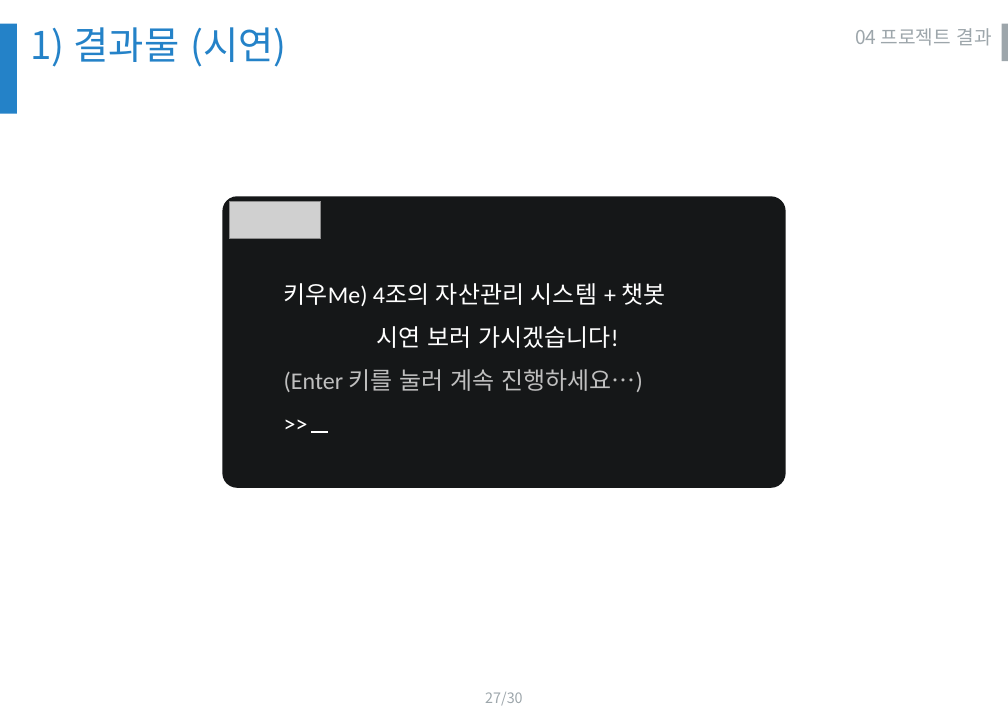
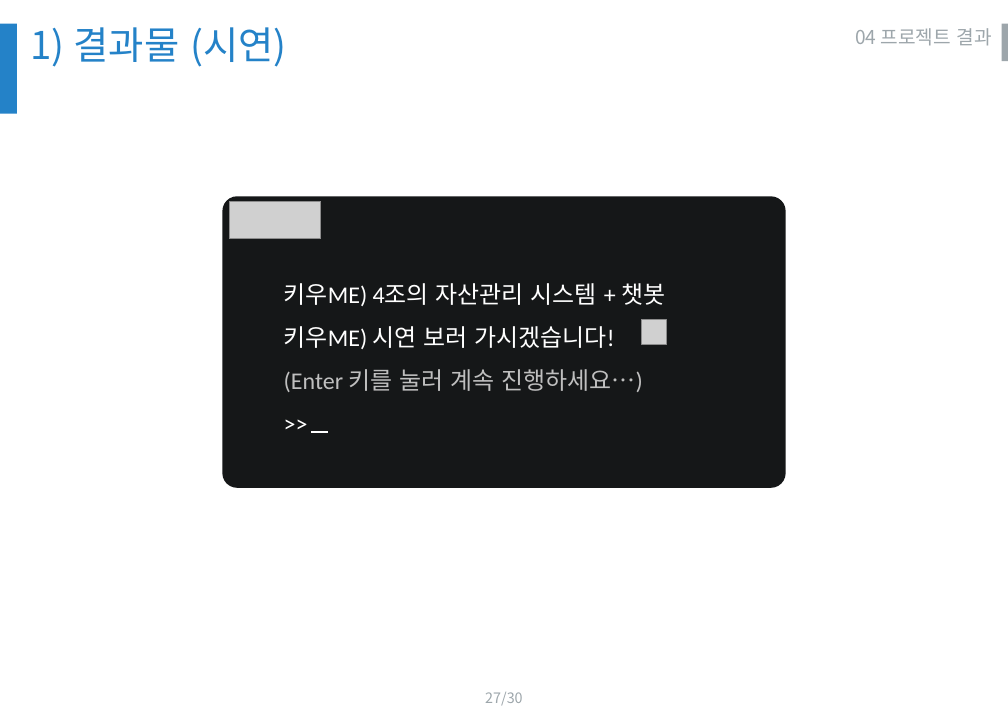
Before and after one commit to ShinCheolHwan-daou/KiwooMe, a slide deck: slide 27 of C언어 4조 발표.pptx. Drawn at 1008x713 pixels with LibreOffice and Linux fonts; fonts in the diff are those of the drawing; grey boxes stand for pictures; background and template pictures are left out. Boxes give left, top, right and bottom in pixels: in the first picture for what was removed or moved away, otherwise in the second. Text is boxed around its words. In the diff, an @@ line names an element or a change of style, - is before the commit and + after.

```diff
--- a/C언어 4조 발표.pptx
+++ b/C언어 4조 발표.pptx
@@ text at (284,283,665,349): text changed @@
-키우Me) 4조의 자산관리 시스템 + 챗봇
-  시연 보러 가시겠습니다!
+키우ME) 4조의 자산관리 시스템 + 챗봇
+키우ME) 시연 보러 가시겠습니다!
@@ picture added at (642,320,667,345) @@
```
Also in this commit, not shown: 2 other slides changed.
